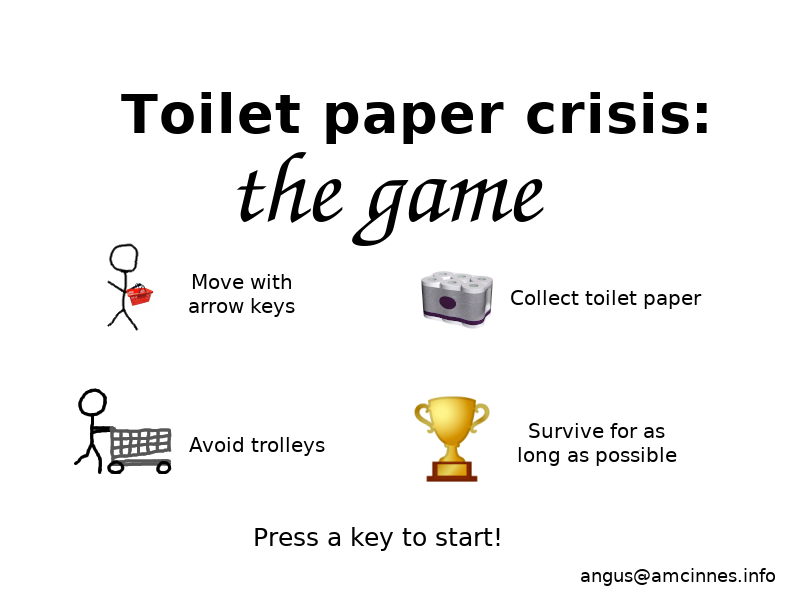
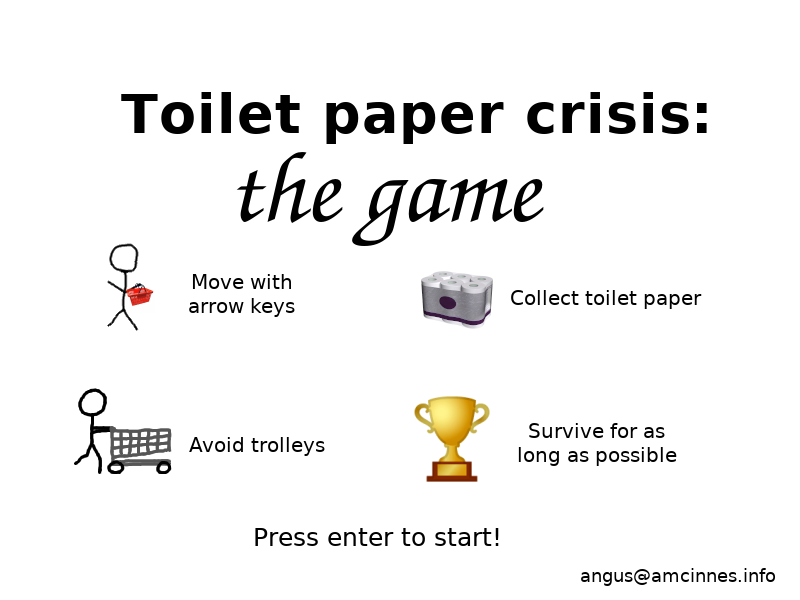
Layered file, before and after one edit (800x600). Changes by layer:
renamed "Press a key to start!" to "Press enter to start!", painted on it over [328, 527, 500, 551]
